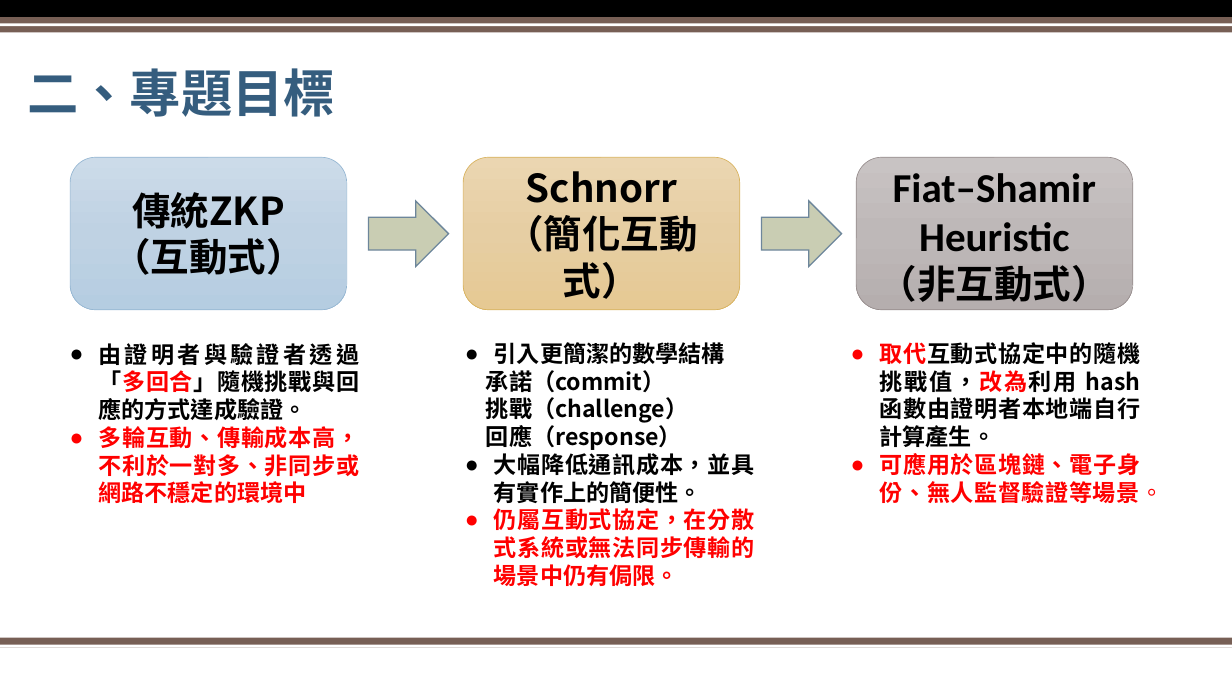
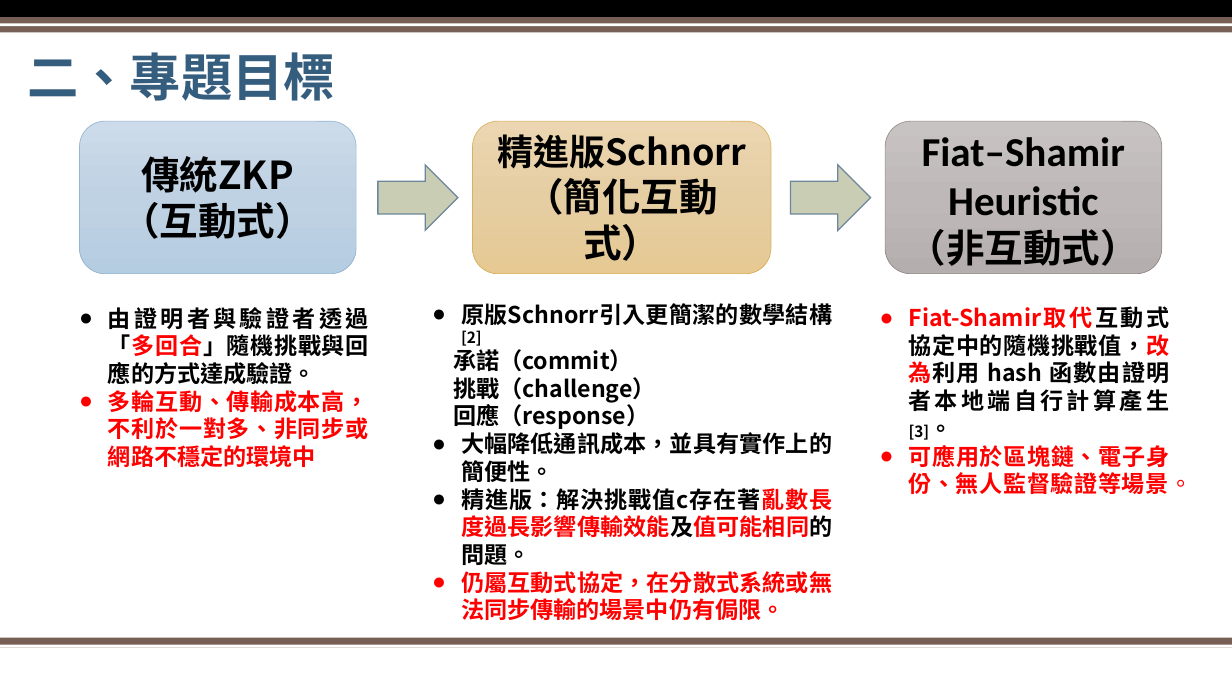
Before and after one commit to XXXaBg3619/ZKP, a slide deck: slide 7 of 密碼學期末專題簡報.pptx. Drawn at 1232x693 pixels with LibreOffice and Linux fonts; fonts in the diff are those of the drawing; background and template pictures are left out. Boxes give left, top, right and bottom in pixels: in the first picture for what was removed or moved away, otherwise in the second. Text is boxed around its words. In the diff, an @@ line names an element or a change of style, - is before the commit and + after.

Commit message:
Modify 精進版Schnorr Protocol

```diff
--- a/密碼學期末專題簡報.pptx
+++ b/密碼學期末專題簡報.pptx
@@ title "二、專題目標": place and size @@
-title "二、專題目標" at (27,68,335,117)
+title "二、專題目標" at (27,52,335,101)
@@ rounded rectangle "精進版Schnorr": place and size @@
-rounded rectangle "精進版Schnorr" at (463,157,739,310)
+rounded rectangle "精進版Schnorr" at (472,121,771,274)
@@ text in rounded rectangle at (497,134,746,169): text changed; size 30 to 28 pt @@
-Schnorr
+精進版Schnorr
@@ 1 rounded rectangle, 1 text, 1 right arrow: place and size @@
-1 rounded rectangle, 1 text, 1 right arrow at (70,157,449,503)
+1 rounded rectangle, 1 text, 1 right arrow at (79,121,458,467)
@@ 1 rounded rectangle, 1 text, 1 right arrow: place and size @@
-1 rounded rectangle, 1 text, 1 right arrow at (762,157,1164,503)
+1 rounded rectangle, 1 text, 1 right arrow at (790,121,1193,494)
@@ text "原版Schnorr引入更簡潔的數學結構 [2]": place and size @@
-text "原版Schnorr引入更簡潔的數學結構 [2]" at (486,342,755,586)
+text "原版Schnorr引入更簡潔的數學結構 [2]" at (453,303,832,620)
@@ text at (461,303,832,346): text changed @@
-● 引入更簡潔的數學結構
+● 原版Schnorr引入更簡潔的數學結構 [2]
@@ text at (909,307,1170,440): text changed @@
-● 取代互動式協定中的隨機挑戰值，改為利用 hash 函數由證明者本地端自行計算產生。
+● Fiat-Shamir取代互動式協定中的隨機挑戰值，改為利用 hash 函數由證明者本地端自行計算產生 [3]。
@@ text at (461,488,832,565): paragraph added @@
+● 精進版：解決挑戰值c存在著亂數長度過長影響傳輸效能及值可能相同的問題。
```
Also in this commit, not shown: 7 other slides changed, 3 other files.
